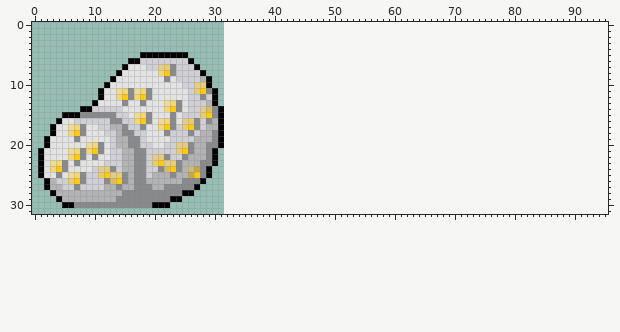
Edited in one commit: sprite sheet (res/ores.png). The picture above is the old version.
The file is 32x32 pixels. The old version is drawn lined up with the new one, on the new canvas.
And afterwards:
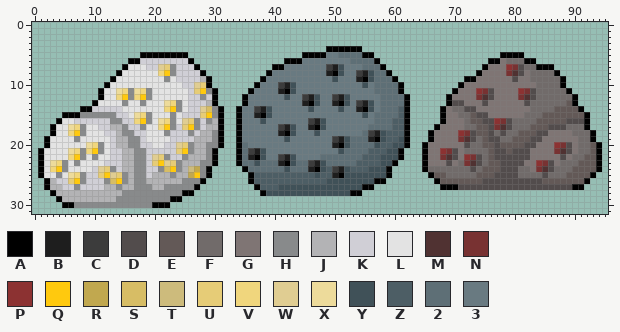
Palette (. is transparent): A #000000  B #1e1e1e  C #3c3c3c  D #524c4c  E #635957  F #716b6a  G #7f7574  H #888a8b  J #b3b3b5  K #d0cfd6  L #e3e3e3  M #503232  N #783232  P #8c3232  Q #ffc90e  R #c1a84f  S #d7bd65  T #cdbb7c  U #e6cc77  V #f0d67d  W #e0cd92  X #eddb9b  Y #405158  Z #4d5e65  2 #5e6f76  3 #697a81
The exact change:
canvas 32x32 -> 96x32
@@ x 32..95 @@
  3 ................................................................
- 4 ................................................................
- 5 ................................................................
- 6 ................................................................
- 7 ................................................................
- 8 ................................................................
- 9 ................................................................
-10 ................................................................
-11 ................................................................
-12 ................................................................
-13 ................................................................
-14 ................................................................
-15 ................................................................
-16 ................................................................
-17 ................................................................
-18 ................................................................
-19 ................................................................
-20 ................................................................
-21 ................................................................
-22 ................................................................
-23 ................................................................
-24 ................................................................
-25 ................................................................
-26 ................................................................
-27 ................................................................
-28 ................................................................
+ 4 .................AAAAAA.........................................
+ 5 .............AAAA332222AA.....................AAAA..............
+ 6 ..........AAA333333332222A..................AAGFFFAA............
+ 7 ........AA3333333CBY333222A................AGGGPNDFFAAA.........
+ 8 .......A333333333BAY33CBY22A..............AGGGGNMDGFFFFA........
+ 9 ......A33333333333Y333BAY222A...........AAGGGGGGDGGFFFFFA.......
+10 .....A333CBY33333333333Y32222A.........AGGGGGGGGGGGGFFFFA.......
+11 ....A3333BAY33333333333332222A........AGGGPNDGGGGPNDFFFFFA......
+12 ...A333333Y33CBY33CBY333332222A......AGGGGNMDGGGGNMDFFFFFFA.....
+13 ...A333333333BAY33BAY3CBY32222A......ADDGGGDGGGGGGDFFFFFFEA.....
+14 ..A33CBY333333Y3333Y33BAY3222ZA.....AGFFDDGGGGGGGGGFFFFEEEEA....
+15 ..A33BAY333333333333333Y32222ZA.....AGGFFEDDGGGGGGFFFEEEEEEEA...
+16 ..A333Y3333333CBY33333333222ZZA.....AGGGFEEDDPNDFFFFEEEEEDDDA...
+17 ..A333333CBY33BAY33333332222ZZA....AGGGGFFEEDNMDFFFEEEDDDFFFA...
+18 ..A333333BAY333Y33333332CBYZZZA...AGGGGPNDEEDFDFFEEEDDGGGGFFFA..
+19 ..A3333333Y3333333CBY222BAYZZYA...AGGGGNMDFEDDFFEEEDDGGGGGGFFA..
+20 ..A233333333333333BAY2222YZZYYA..AGGGGGGDFFEEDEEEEDDGGGPNDGFFEA.
+21 ..A2CBY333333333333Y2222ZZZYYA...AGGPNDGFFFFEDDEDDDGGGGNMDGFFEA.
+22 ..A2BAY33CBY33332222222ZZZYYYA...AGGNMDGPNDFEDDDDDDGGGGGDGFFEEA.
+23 ..A22Y222BAY22CBY22222ZZZZYYA....AGGGDGFNMDFEEDDDDGGPNDGFFFEEEA.
+24 ...A222222Y222BAYZCBYZZZYYYA.....AFFFFFFFDFEEEDDDFFGNMDFFFEEEEA.
+25 ....AZZZZZZZZZZYZZBAYYYYYYYA......AEEFFFFFEEEDDDDFFFFDFFFEEEEA..
+26 ....AZZZZZZZZZZZZYYYYYYYYAA........AEEEEEEEDDDDDDDDDDEEEEEEEA...
+27 .....AZZZYYYYYYYYYYYYYYAA...........AAADDDDDDDDDDDDDDDDDDDAA....
+28 ......AYYYYYYYYYYYYYYAA.........................................
 29 ................................................................
Where, in picture pixels (left, top, right, bottom), the same in both pictures:
added: (236, 46, 602, 196)
